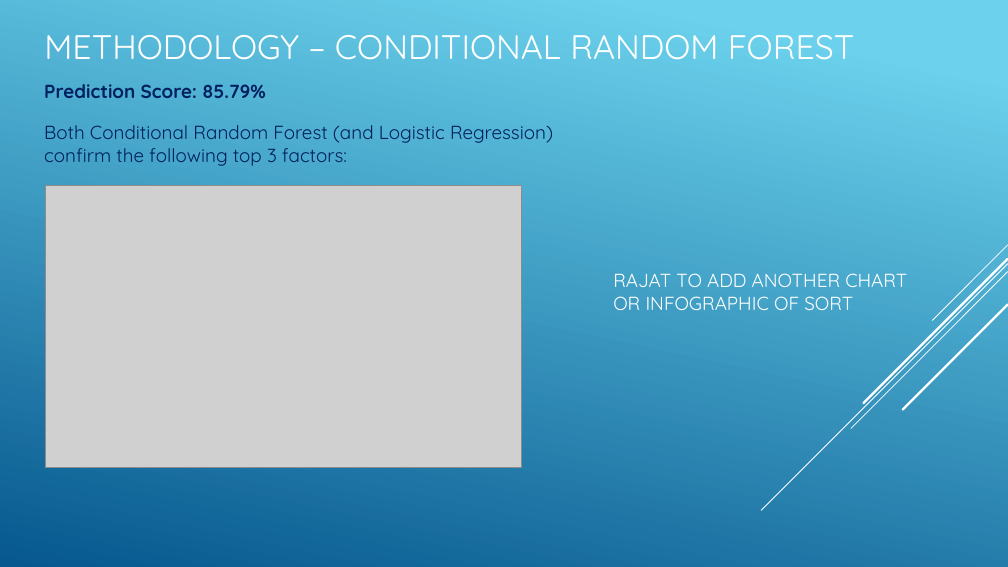
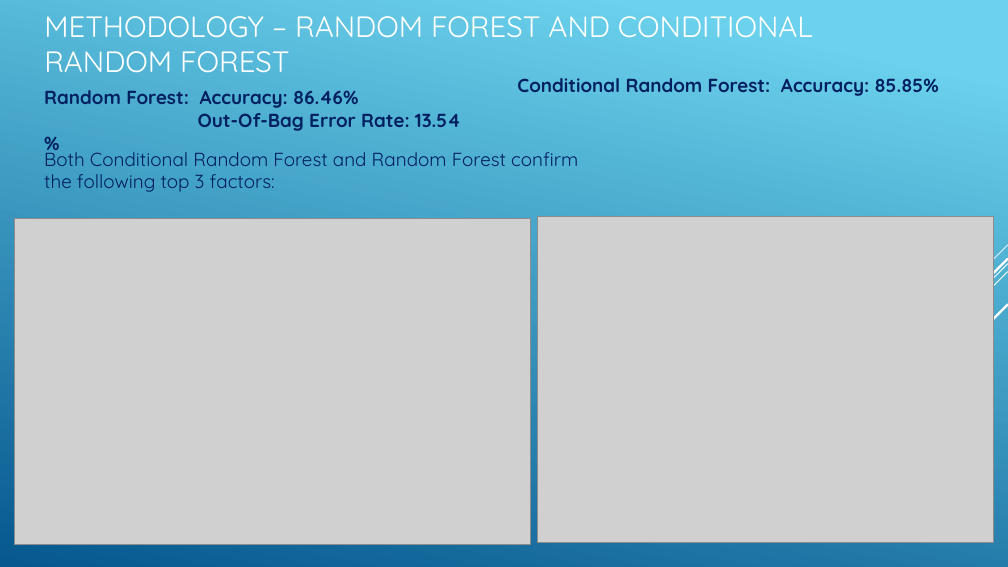
Before and after one commit to R-Chandna/MSDS6306_CaseStudy_2, a slide deck: slide 9 of Attrition_Case_Study_2_pptx_TAJAR_IP.pptx. Drawn at 1008x567 pixels with LibreOffice and Linux fonts; fonts in the diff are those of the drawing; grey boxes stand for pictures. Boxes give left, top, right and bottom in pixels: in the first picture for what was removed or moved away, otherwise in the second. Text is boxed around its words. In the diff, an @@ line names an element or a change of style, - is before the commit and + after.

Commit message:
Modified RandomForest and Conditional RandomForest Code.

```diff
--- a/Attrition_Case_Study_2_pptx_TAJAR_IP.pptx
+++ b/Attrition_Case_Study_2_pptx_TAJAR_IP.pptx
@@ title at (44, 16, 813, 73): text changed; size 32.4 to 28 pt @@
-METHODOLOGY – CONDITIONAL RANDOM FOREST
+METHODOLOGY – RANDOM FOREST AND CONDITIONAL RANDOM FOREST
@@ text added at (517, 78, 939, 96), 18 pt, text #002060, bold @@
+Conditional Random Forest: Accuracy: 85.85%
@@ text at (44, 90, 461, 131): text changed @@
-Prediction Score: 85.79%
+Random Forest: Accuracy: 86.46%
+Out-Of-Bag Error Rate: 13.54 %
@@ text at (44, 146, 578, 192): text changed @@
-Both Conditional Random Forest (and Logistic Regression) confirm the following top 3 factors:
+Both Conditional Random Forest and Random Forest confirm the following top 3 factors:
@@ picture: place and size @@
-picture at (45, 185, 521, 468)
+picture at (14, 219, 531, 545)
@@ picture added at (538, 216, 994, 543) @@
@@ text removed at (613, 273, 907, 310) @@
-RAJAT TO ADD ANOTHER CHART
-OR INFOGRAPHIC OF SORT
```
Also in this commit, not shown: 9 other files.
